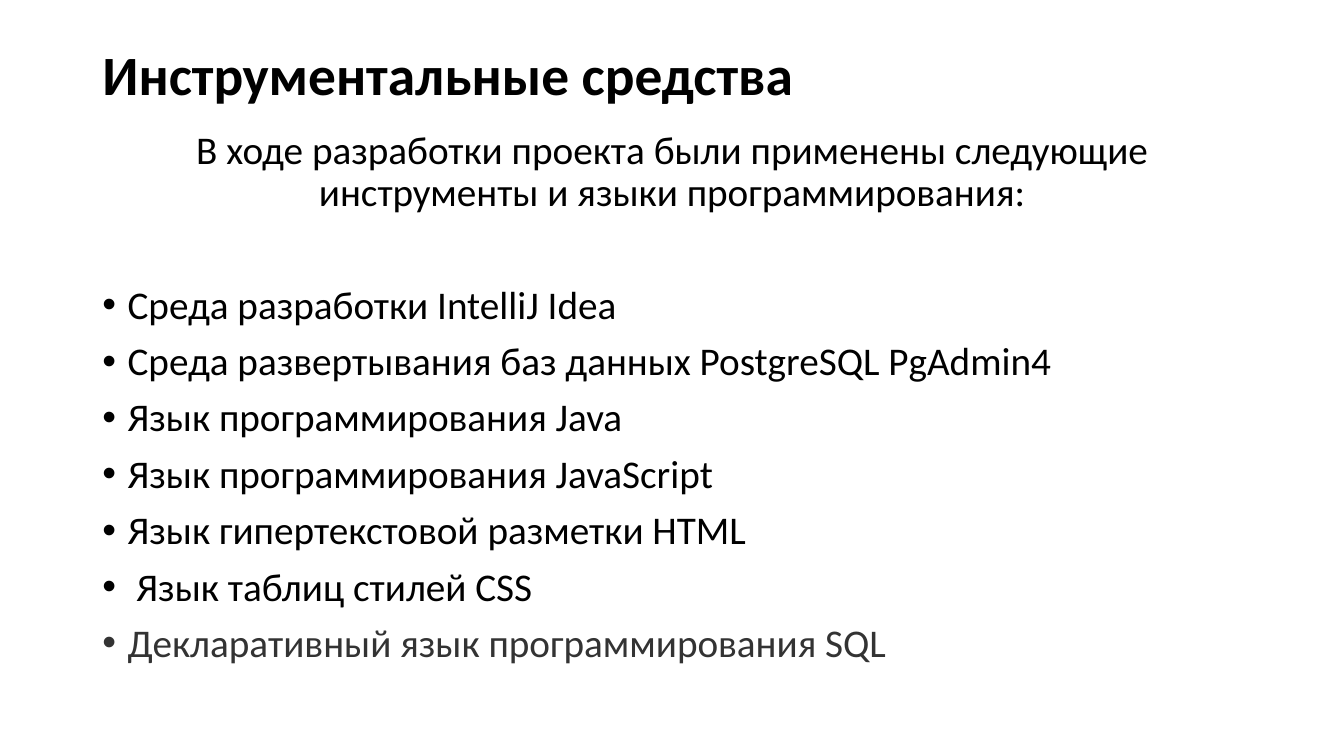
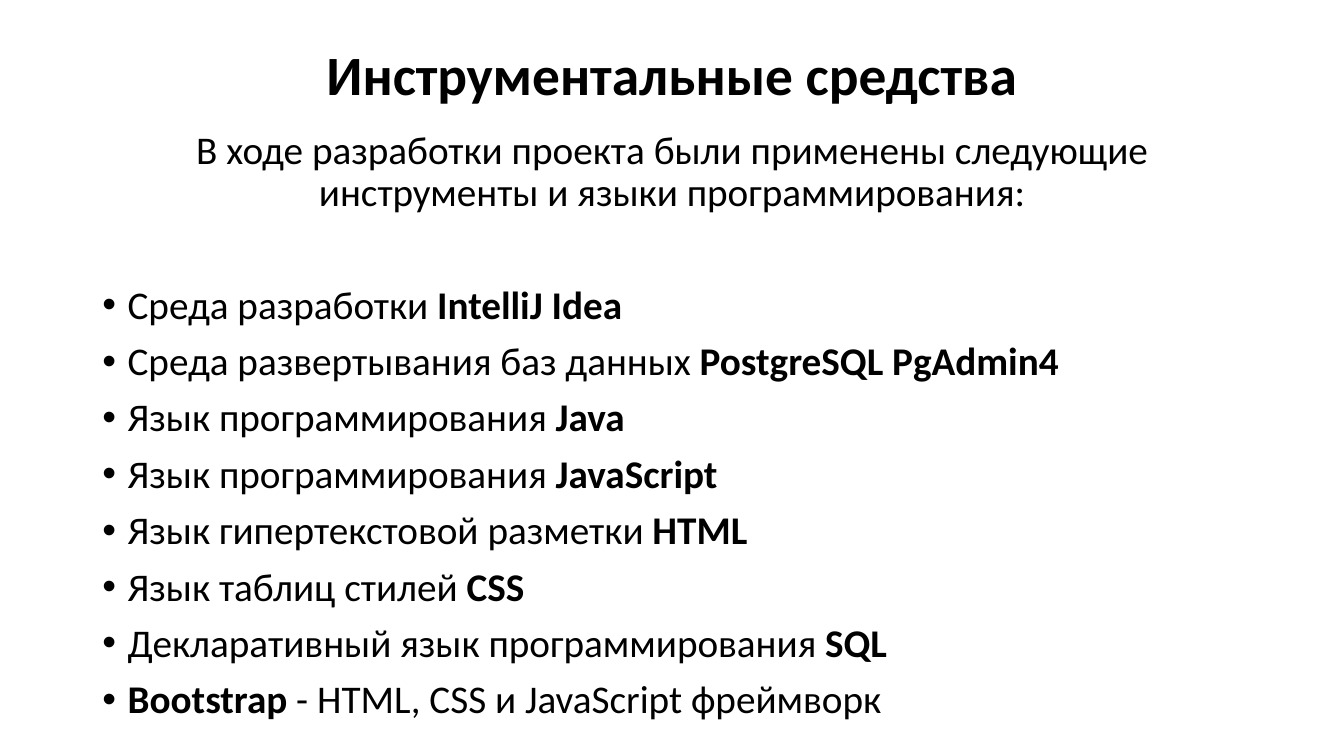
Before and after one commit to HolodN/Final_Project, a slide deck: slide 5 of Файлы для защиты проекта/Презентация.pptx. Drawn at 1344x756 pixels with LibreOffice and Linux fonts; fonts in the diff are those of the drawing. Boxes give left, top, right and bottom in pixels: in the first picture for what was removed or moved away, otherwise in the second. Text is boxed around its words. In the diff, an @@ line names an element or a change of style, - is before the commit and + after.

```diff
--- a/Файлы для защиты проекта/Презентация.pptx
+++ b/Файлы для защиты проекта/Презентация.pptx
@@ title "Инструментальные средства" at (326, 59, 1017, 104): alignment left to centre @@
@@ text at (128, 291, 1058, 664): bold on in "IntelliJ Idea", "PostgreSQL PgAdmin4", "Java", "JavaScript" and 3 more places; text colour #333333 to #000000 in "Декларативный язык программирования SQL" @@
@@ text at (128, 686, 881, 720): paragraph added @@
+• Bootstrap - HTML, CSS и JavaScript фреймворк
```
Also in this commit, not shown: 1 other slide changed, 1 slide added, 2 other files.
